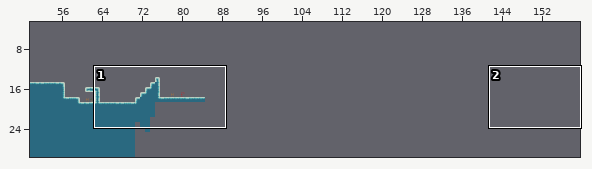
A Tiled map gets an edit: core/assets/maps/levels/level6.tmx. The first picture is a wide view before the edit; the outline marks the close-up.
Close-up. As it was:
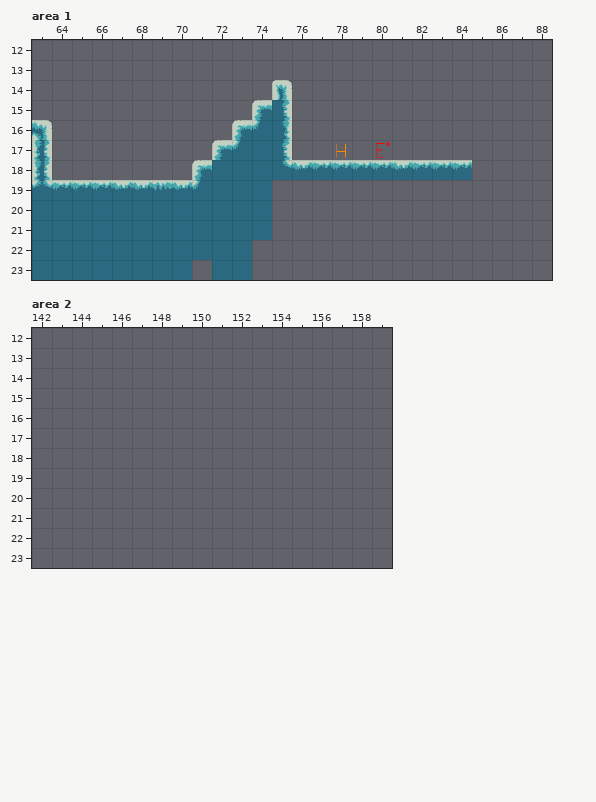
Cells are 32x32 px. Shown: area 1 x 63..88, y 12..23; area 2 x 142..159, y 12..23. The commit also changed other parts of the map, which this record leaves out.
After the commit:
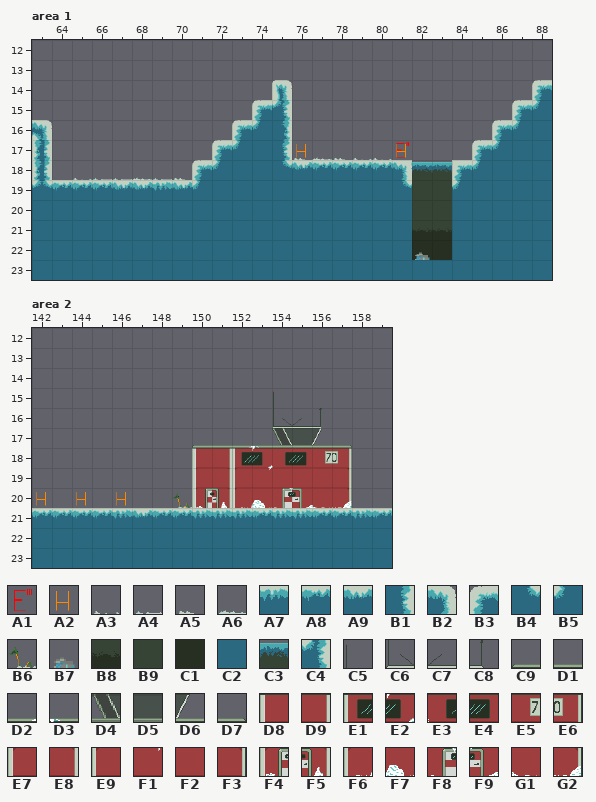
Key: from "spritesheet": A1 2, A2 3, A3 7, A4 8, A5 9, A6 10, A7 16, A8 17, A9 18, B1 18 turned 90, B2 19, B3 19 turned 270, B4 20, B5 20 turned 270, B6 22, B7 26, B8 32, B9 33, C1 34, C2 48, C3 50, C4 52 flipped left-right, C5 84, C6 100, C7 101, C8 102, C9 112, D1 113, D2 114, D3 115, D4 116, D5 117, D6 118, D7 119, D8 128, D9 129, E1 130, E2 131, E3 132, E4 133, E5 134, E6 135, E7 144, E8 145, E9 146, F1 147, F2 150, F3 151, F4 160, F5 161, F6 162, F7 163, F8 164, F9 165, G1 166, G2 167.
__ is an empty cell, .. an unchanged one.
See-through tiles are keyed as they look on the map.
From old to new:
--- layer "Background", area 1
@@ x 71..88 @@
-14 .. .. .. .. .. .. .. .. .. .. .. .. .. .. .. .. .. __
-15 .. .. .. .. B1 .. .. .. .. .. .. .. .. .. .. .. __ __
-16 .. .. .. .. .. .. .. .. .. .. .. .. .. .. .. __ __ __
-17 .. .. .. .. .. .. .. .. .. .. .. .. .. .. __ __ __ __
-18 .. C2 .. .. .. .. .. .. .. .. .. A8 A8 .. __ __ __ __
-19 .. .. .. .. __ __ __ __ __ __ .. __ __ .. __ __ __ __
-20 .. .. .. .. __ __ __ __ __ __ __ __ __ __ __ __ __ __
-21 .. .. .. .. __ __ __ __ __ __ __ __ __ __ __ __ __ __
-22 .. .. .. __ __ __ __ __ __ __ __ __ __ __ __ __ __ __
-23 __ .. .. __ __ __ __ __ __ __ __ __ __ __ __ __ __ __
+14 .. .. .. .. .. .. .. .. .. .. .. .. .. .. .. .. .. B3
+15 .. .. .. .. C4 .. .. .. .. .. .. .. .. .. .. .. B3 B5
+16 .. .. .. .. .. .. .. .. .. .. .. .. .. .. .. B3 B5 C2
+17 .. .. .. .. .. .. .. .. .. .. .. .. .. .. B3 B5 C2 C2
+18 .. B5 .. .. .. .. .. .. .. .. .. C3 C3 .. B5 C2 C2 C2
+19 .. .. .. .. C2 C2 C2 C2 C2 C2 .. B9 B9 .. C2 C2 C2 C2
+20 .. .. .. .. C2 C2 C2 C2 C2 C2 C2 B9 B9 C2 C2 C2 C2 C2
+21 .. .. .. .. C2 C2 C2 C2 C2 C2 C2 B8 B8 C2 C2 C2 C2 C2
+22 .. .. .. C2 C2 C2 C2 C2 C2 C2 C2 C1 C1 C2 C2 C2 C2 C2
+23 C2 .. .. C2 C2 C2 C2 C2 C2 C2 C2 C2 C2 C2 C2 C2 C2 C2
--- layer "Foreground", area 1
@@ x 65..84 @@
-17 .. .. .. .. .. .. .. .. .. .. .. __ __ __ __ __ .. .. .. ..
-18 __ __ __ __ __ __ .. .. .. .. .. .. .. .. .. .. __ .. .. __
-19 .. .. .. .. .. .. .. .. .. .. .. .. .. .. .. .. __ .. .. __
+17 .. .. .. .. .. .. .. .. .. .. .. A5 A6 A5 A3 A3 .. .. .. ..
+18 A3 A4 A4 A6 A4 A5 .. .. .. .. .. .. .. .. .. .. B2 .. .. B3
+19 .. .. .. .. .. .. .. .. .. .. .. .. .. .. .. .. B4 .. .. B5
@@ x 82..82 @@
-22 __
+22 B7
--- layer "EnemySpawn", area 1
@@ x 80..81 @@
-17 A1 __
+17 __ A1
--- layer "Heatsource", area 1
@@ x 76..81 @@
-17 __ .. A2 .. .. __
+17 A2 .. __ .. .. A2
--- layer "Background", area 2
@@ x 142..159 @@
-15 .. .. .. .. .. .. .. .. .. .. .. .. __ .. .. .. .. ..
-16 .. .. .. .. .. .. .. .. .. .. .. .. __ __ __ .. .. ..
-17 .. .. .. .. .. .. .. .. __ __ __ __ __ __ __ __ .. ..
-18 .. .. .. .. .. .. .. .. __ __ __ __ __ __ __ __ .. ..
-19 .. .. .. .. .. .. .. .. __ __ __ __ __ __ __ __ .. ..
-20 .. .. .. .. .. .. .. __ __ __ __ __ __ __ __ __ .. ..
-21 __ __ __ __ __ __ __ __ __ __ __ __ __ __ __ __ __ __
-22 __ __ __ __ __ __ __ __ __ __ __ __ __ __ __ __ __ __
-23 __ __ __ __ __ __ __ __ __ __ __ __ __ __ __ __ __ __
+15 .. .. .. .. .. .. .. .. .. .. .. .. C5 .. .. .. .. ..
+16 .. .. .. .. .. .. .. .. .. .. .. .. C6 C7 C8 .. .. ..
+17 .. .. .. .. .. .. .. .. C9 D1 D2 D3 D4 D5 D6 D7 .. ..
+18 .. .. .. .. .. .. .. .. D8 D9 E1 E2 E3 E4 E5 E6 .. ..
+19 .. .. .. .. .. .. .. .. E7 E8 E9 F1 F2 F2 F2 F3 .. ..
+20 .. .. .. .. .. .. .. B6 F4 F5 F6 F7 F8 F9 G1 G2 .. ..
+21 A8 A8 A8 A8 A7 A9 A8 A8 A7 A7 A7 A8 A7 A7 A8 A8 A7 A8
+22 C2 C2 C2 C2 C2 C2 C2 C2 C2 C2 C2 C2 C2 C2 C2 C2 C2 C2
+23 C2 C2 C2 C2 C2 C2 C2 C2 C2 C2 C2 C2 C2 C2 C2 C2 C2 C2
--- layer "Heatsource", area 2
@@ x 142..146 @@
-20 __ .. __ .. __
+20 A2 .. A2 .. A2
Changed places in both close-ups, as pixel boxes (x1, y1, x2, y2):
changed: (252, 80, 552, 280)
added: (73, 177, 185, 180)
changed: (212, 160, 220, 170)
added: (192, 260, 212, 280)
added: (32, 391, 392, 568)
